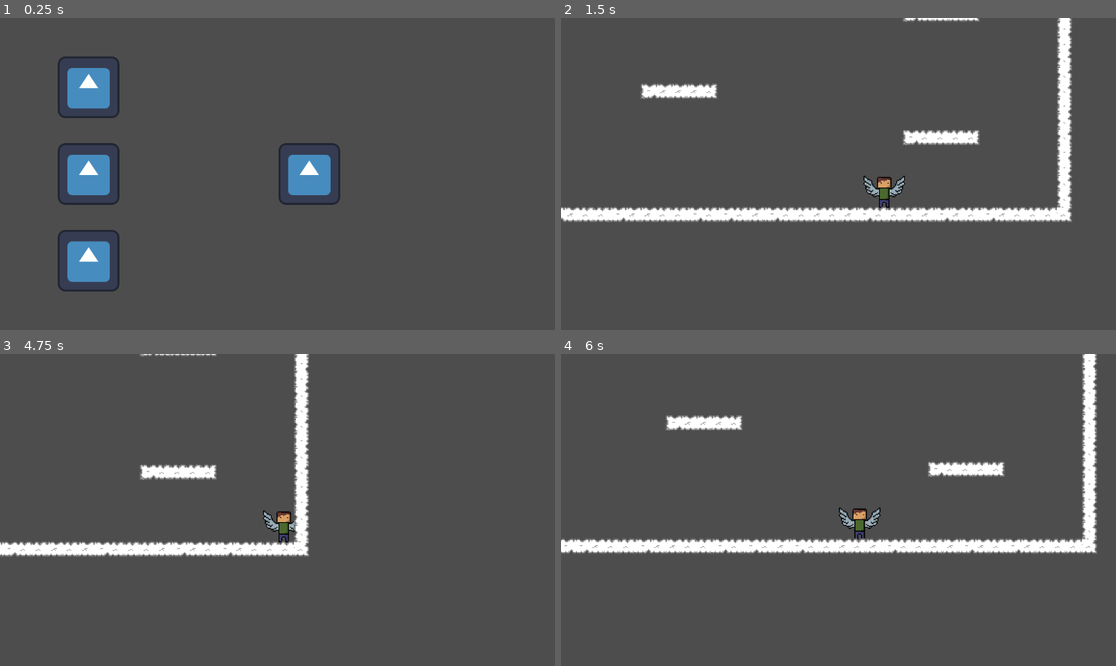
Above: before the commit, frames 1-4 (two rows, left to right).
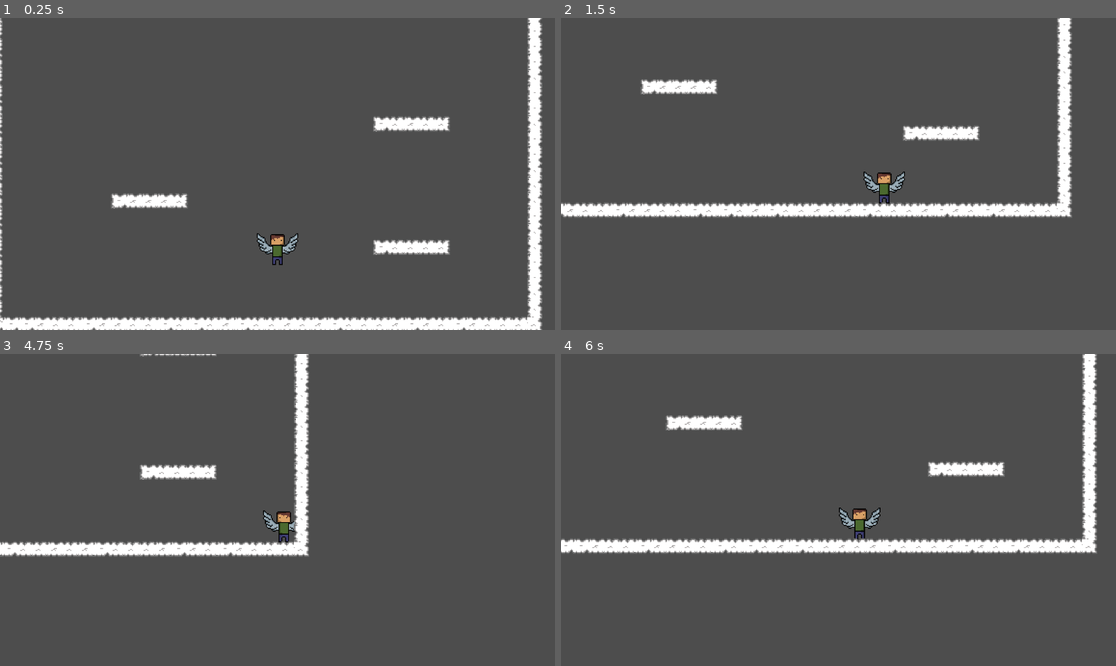
Above: after the commit, the same moments.

Repository: GuillaumeSamson1947104/GameJam36-10
Game: Godot game, scene res://Scenes/Level/main.tscn
Same seed, same stepped clock (60 frames per second), same inputs: the game is played once before the commit and once after it. Before the commit the project starts from res://Scenes/Menu/MainMenu.tscn. The engine's default icon, where the game draws it, is replaced by a stand-in: a white triangle on a blue panel in a dark square.
Inputs (mouse positions are in pixels of both pictures, inside the frame that each line leads up to):
- Up to frame 1 (0.25 s): no input
- Up to frame 2 (1.5 s): click (649, 174) at 0.52 s; tap Enter (ui_accept) at 1.25 s; hold D (move_right) from 1.28 s (still down)
- Up to frame 3 (4.75 s): tap Space (jump) at 1.52, 2.27, 3.77, 4.52 s; release D (move_right) at 2.78 s; hold A (move_left) 2.78-3.53 s; hold D (move_right) from 3.53 s (still down)
- Up to frame 4 (6 s): release D (move_right) at 5.03 s; hold A (move_left) 5.03-5.78 s; tap Space (jump) at 5.27 s; hold D (move_right) from 5.78 s (still down)

The runs differ from the first frame. In frame 1, 14% of the frame differs, in the area x 0-98%, y 0-100%; in frame 2, 6.2%; in frame 3, less than 0.1%; in frame 4, nothing differs.

Commit message:
bounce commit

Diff:
--- /dev/null
+++ b/gj/Scenes/Level/collision_shape_2d.gd
@@ -0,0 +1,11 @@
+extends CollisionShape2D
+
+
+# Called when the node enters the scene tree for the first time.
+func _ready() -> void:
+	pass # Replace with function body.
+
+
+# Called every frame. 'delta' is the elapsed time since the previous frame.
+func _process(delta: float) -> void:
+	pass
--- a/gj/Scenes/Level/main.tscn
+++ b/gj/Scenes/Level/main.tscn
@@ -1,7 +1,8 @@
-[gd_scene load_steps=4 format=3 uid="uid://dja0wvnhjvn0"]
+[gd_scene load_steps=5 format=3 uid="uid://dja0wvnhjvn0"]
 
+[ext_resource type="Script" path="res://Scenes/Level/wall_script.gd" id="1_bfbac"]
 [ext_resource type="PackedScene" uid="uid://rimbg85q70ho" path="res://Scenes/Player/node_2d.tscn" id="1_dei8l"]
-[ext_resource type="PackedScene" uid="uid://d21pavb5hefif" path="res://Scenes/Level/world.tscn" id="2_357lf"]
+[ext_resource type="PackedScene" uid="uid://dv8xgj4a75iwl" path="res://Scenes/Level/world.tscn" id="2_357lf"]
 
 [sub_resource type="WorldBoundaryShape2D" id="WorldBoundaryShape2D_f0r6n"]
 normal = Vector2(0, -7.51)
@@ -11,6 +12,7 @@
 [node name="Level" type="Node2D" parent="."]
 
 [node name="StaticBody2D" type="StaticBody2D" parent="Level"]
+script = ExtResource("1_bfbac")
 
 [node name="CollisionShape2D" type="CollisionShape2D" parent="Level/StaticBody2D"]
 position = Vector2(535, 458)
--- /dev/null
+++ b/gj/Scenes/Level/wall_script.gd
@@ -0,0 +1,11 @@
+extends StaticBody2D
+
+
+# Called when the node enters the scene tree for the first time.
+func _ready() -> void:
+	pass # Replace with function body.
+
+
+# Called every frame. 'delta' is the elapsed time since the previous frame.
+func _process(delta: float) -> void:
+	pass
--- a/gj/Scenes/Player/node_2d.gd
+++ b/gj/Scenes/Player/node_2d.gd
@@ -5,16 +5,26 @@
 var start_timer
 var total_time
 var player_direction
+var collision_info
+var animationState = AnimationState.NEUTRAL
+
+enum AnimationState {
+	NEUTRAL,
+	BOUNCE
+}
+
+
 func _process(delta):
 	inputs()
-	print(player_direction)
 	calculate_jump()
 	#print(rotation_degrees)
 	if !is_on_floor():
 		velocity.y += GRAVITY * delta
 
+	var tempVel = velocity
+	move_and_slide()
 
-	move_and_slide()
+	calculateBounce(tempVel)
 
 func calculate_jump():
 	if is_on_floor():
@@ -42,6 +52,17 @@
 
 	#velocity = jump_strength
 
+func calculateBounce(tempVelocity : Vector2):
+	if get_slide_collision_count() > 0 && !is_on_floor():
+		print(tempVelocity)
+		var collision = get_slide_collision(0)
+		if collision != null:
+			velocity = tempVelocity.bounce(collision.get_normal())
+			velocity.x *= 0.8
+			player_direction *= -1
+			rotateSprite(player_direction)
+			#$Sprite2D.rotate(20*player_direction)
+
 func _unhandled_input(event):
 	pass
 	#inputs(event)
@@ -58,7 +79,9 @@
 	elif is_on_floor():
 		velocity.x = 0
 
-	# ROTATION
+	rotateSprite(direction)
+
+func rotateSprite(direction):
 	if direction == 1:
 		$Sprite2D.flip_h = false
 	if direction == -1:
--- a/gj/project.godot
+++ b/gj/project.godot
@@ -11,7 +11,7 @@
 [application]
 
 config/name="GJ"
-run/main_scene="res://Scenes/Menu/MainMenu.tscn"
+run/main_scene="res://Scenes/Level/main.tscn"
 config/features=PackedStringArray("4.3", "Forward Plus")
 config/icon="res://icon.svg"
 
Not shown: 1 places in gj/Scenes/Level/world.tscn that only renumber resources
